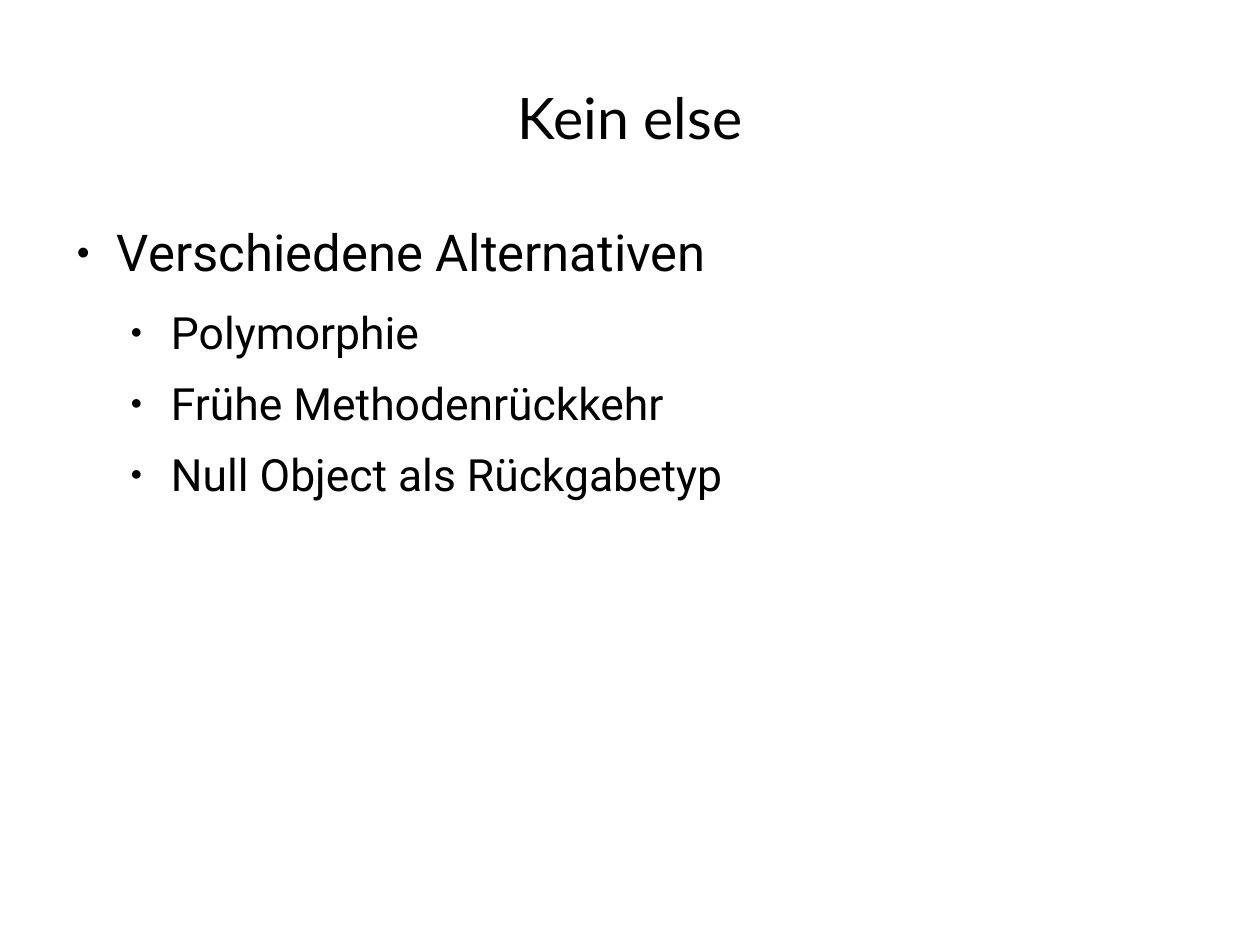
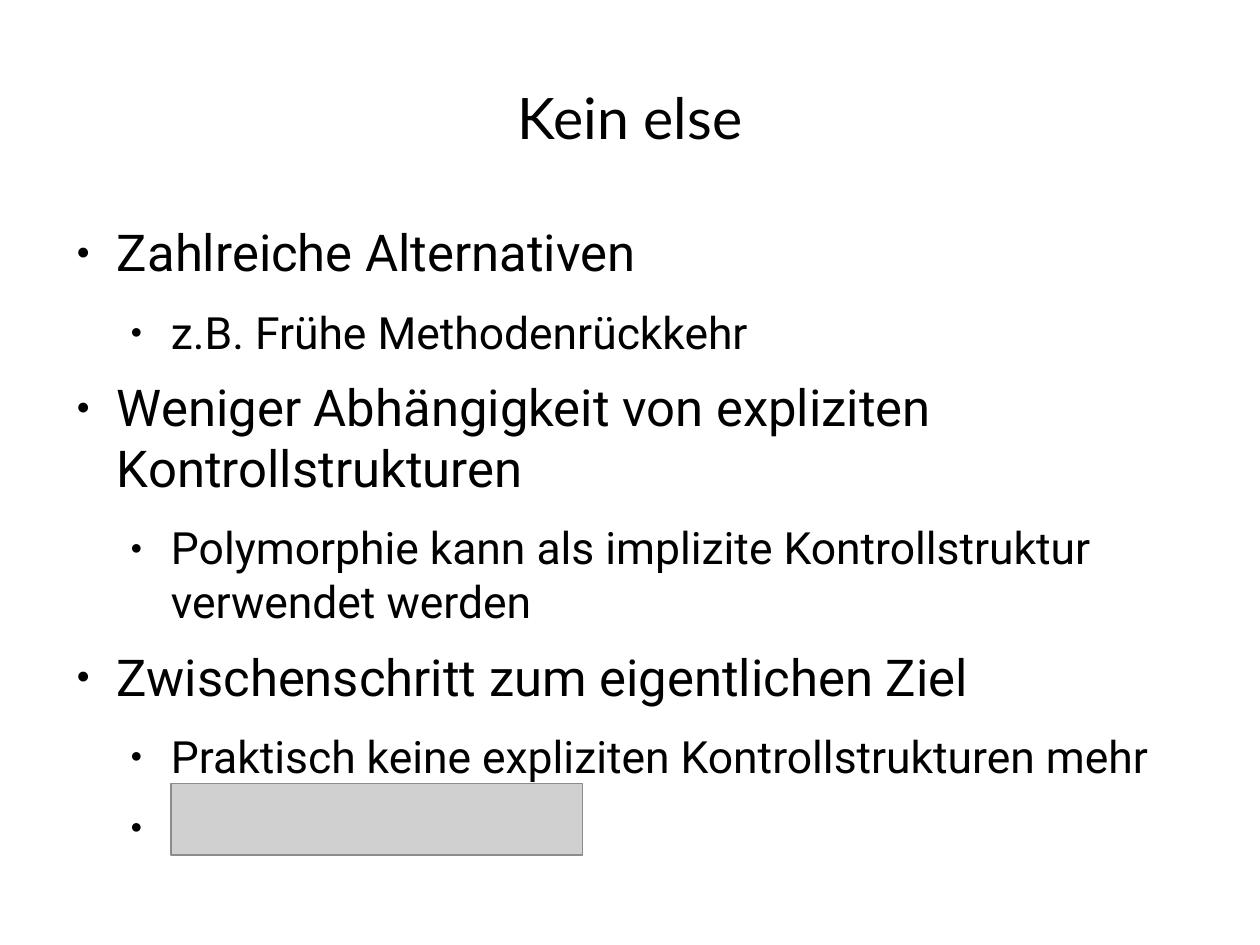
Before and after one commit to dlindner/vorlesung-se2-dhbw, a slide deck: slide 7 of added_2009/Object Calisthenics.odp. Drawn at 1260x945 pixels with LibreOffice and Linux fonts; fonts in the diff are those of the drawing; grey boxes stand for pictures; background and template pictures are left out. Boxes give left, top, right and bottom in pixels: in the first picture for what was removed or moved away, otherwise in the second. Text is boxed around its words. In the diff, an @@ line names an element or a change of style, - is before the commit and + after.

```diff
--- a/added_2009/Object Calisthenics.odp
+++ b/added_2009/Object Calisthenics.odp
@@ text removed at box(117, 233, 722, 501) @@
-● Verschiedene Alternativen
-  ● Polymorphie
-  ● Frühe Methodenrückkehr
-  ● Null Object als Rückgabetyp
@@ text added at box(117, 233, 1148, 856), 28 pt, text #000000 @@
+● Zahlreiche Alternativen
+  ● z.B. Frühe Methodenrückkehr
+● Weniger Abhängigkeit von expliziten Kontrollstrukturen
+  ● Polymorphie kann als implizite Kontrollstruktur verwendet werden
+● Zwischenschritt zum eigentlichen Ziel
+  ● Praktisch keine expliziten Kontrollstrukturen mehr
+  ● Siehe auch:
@@ picture added at box(172, 784, 583, 855) @@
```
Also in this commit, not shown: 9 other slides changed, 1 slide added, 1 slide removed.
